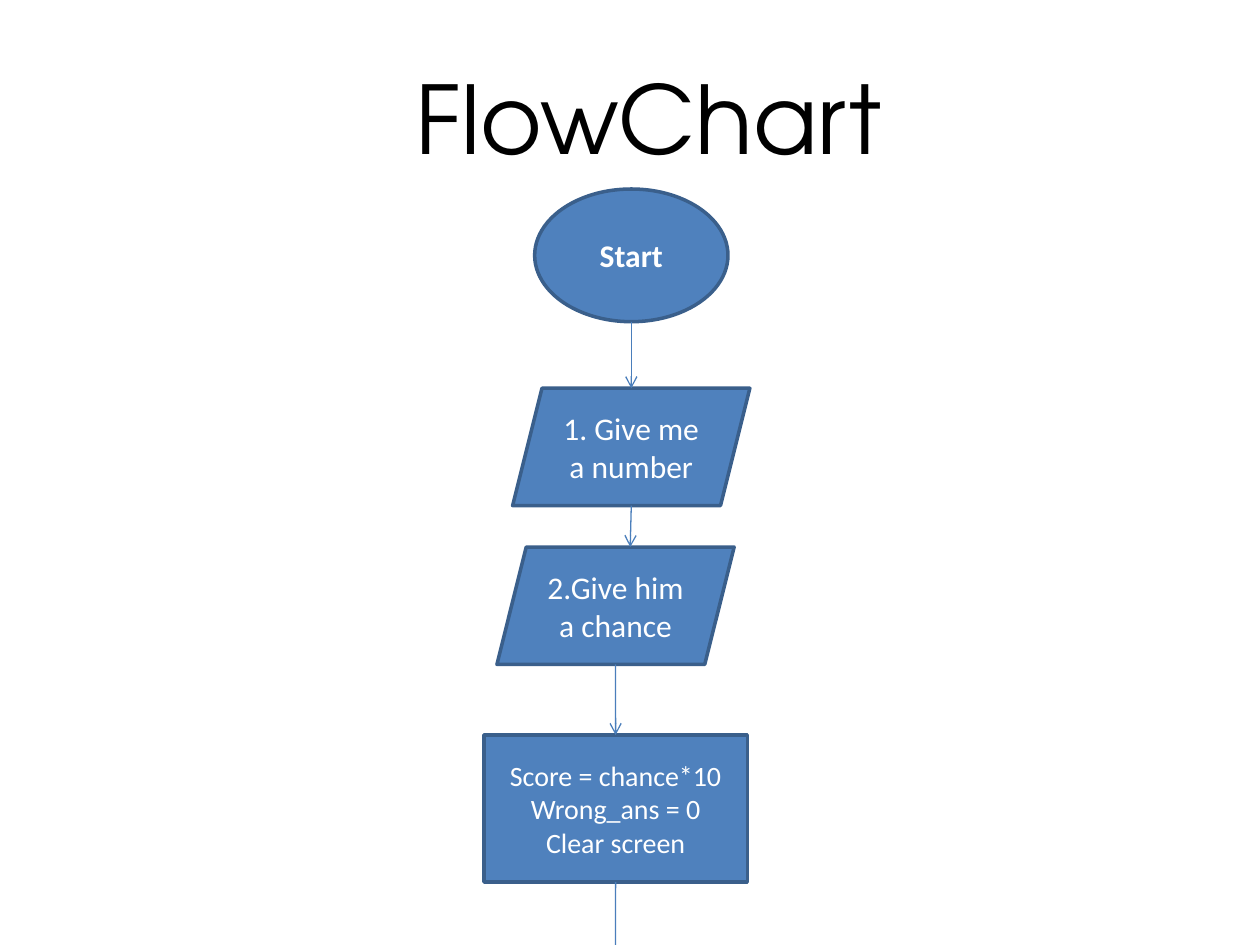
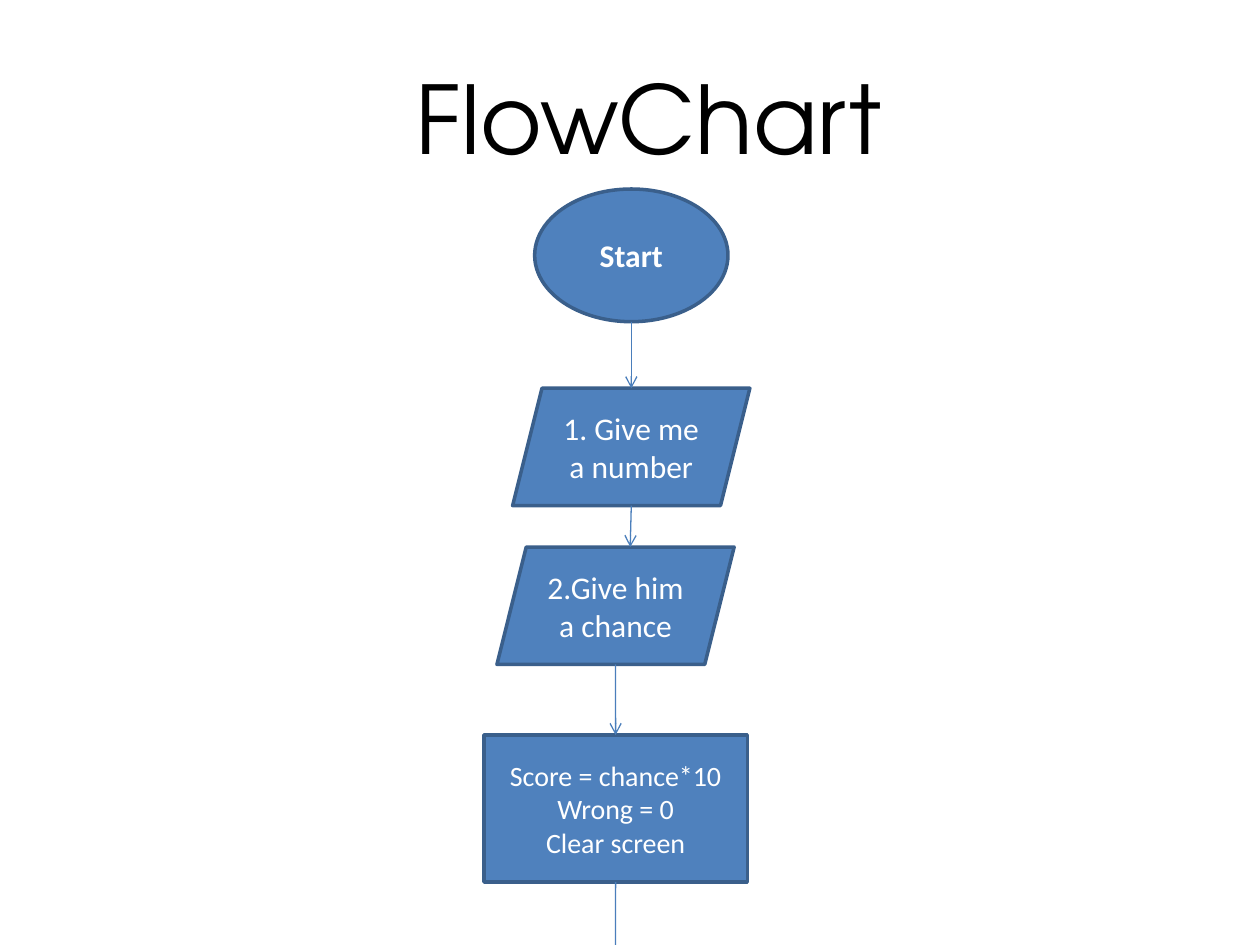
Before and after one commit to thewhiteant/Learning_Something, a slide deck: slide 7 of pptx/amar/rafi.pptx. Drawn at 1260x945 pixels with LibreOffice and Linux fonts; fonts in the diff are those of the drawing; background and template pictures are left out. Boxes give left, top, right and bottom in pixels: in the first picture for what was removed or moved away, otherwise in the second. Text is boxed around its words. In the diff, an @@ line names an element or a change of style, - is before the commit and + after.

```diff
--- a/pptx/amar/rafi.pptx
+++ b/pptx/amar/rafi.pptx
@@ text in rectangle at bbox=[557, 801, 674, 824]: text changed @@
-Wrong_ans = 0
+Wrong = 0
```
Also in this commit, not shown: 2 other slides changed, 1 slide added, 1 slide removed, 1 other file.
